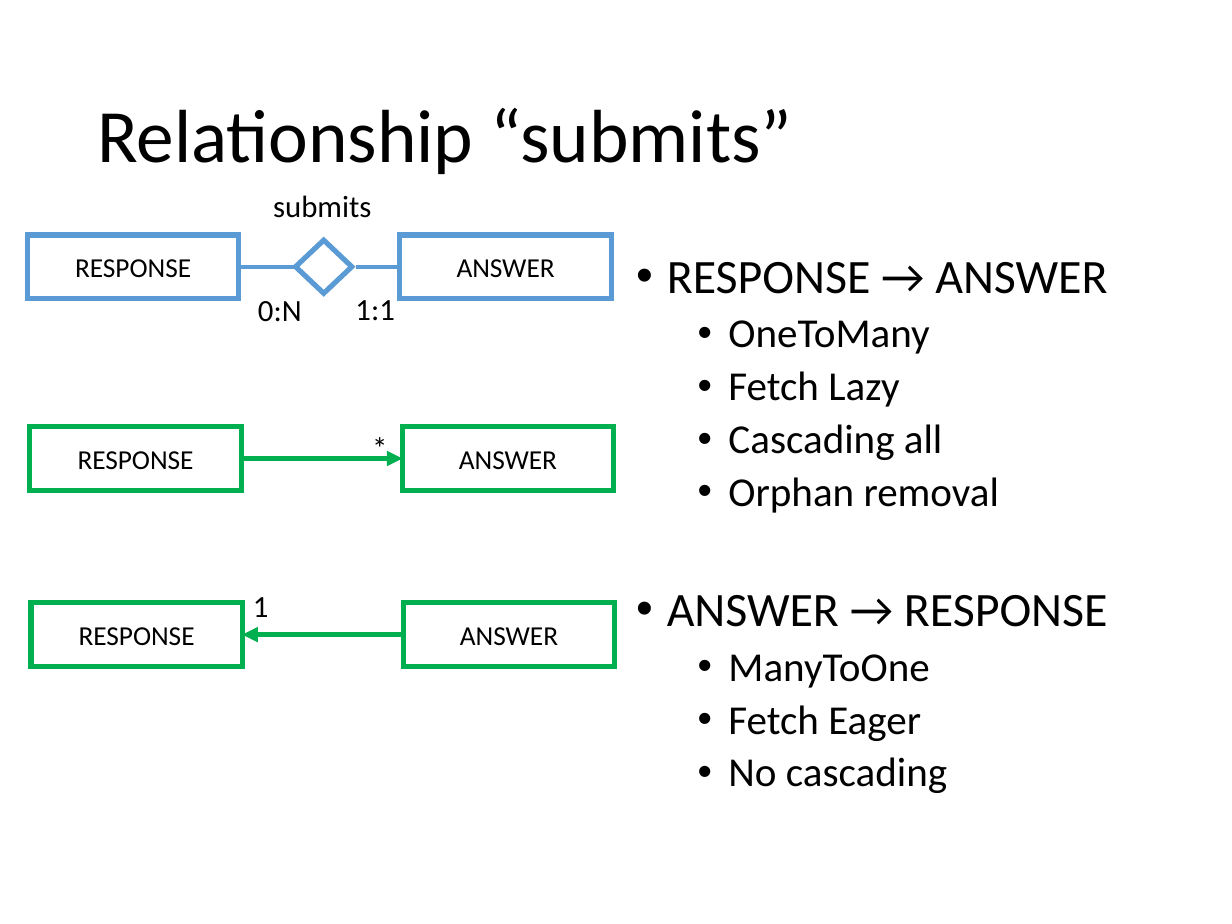
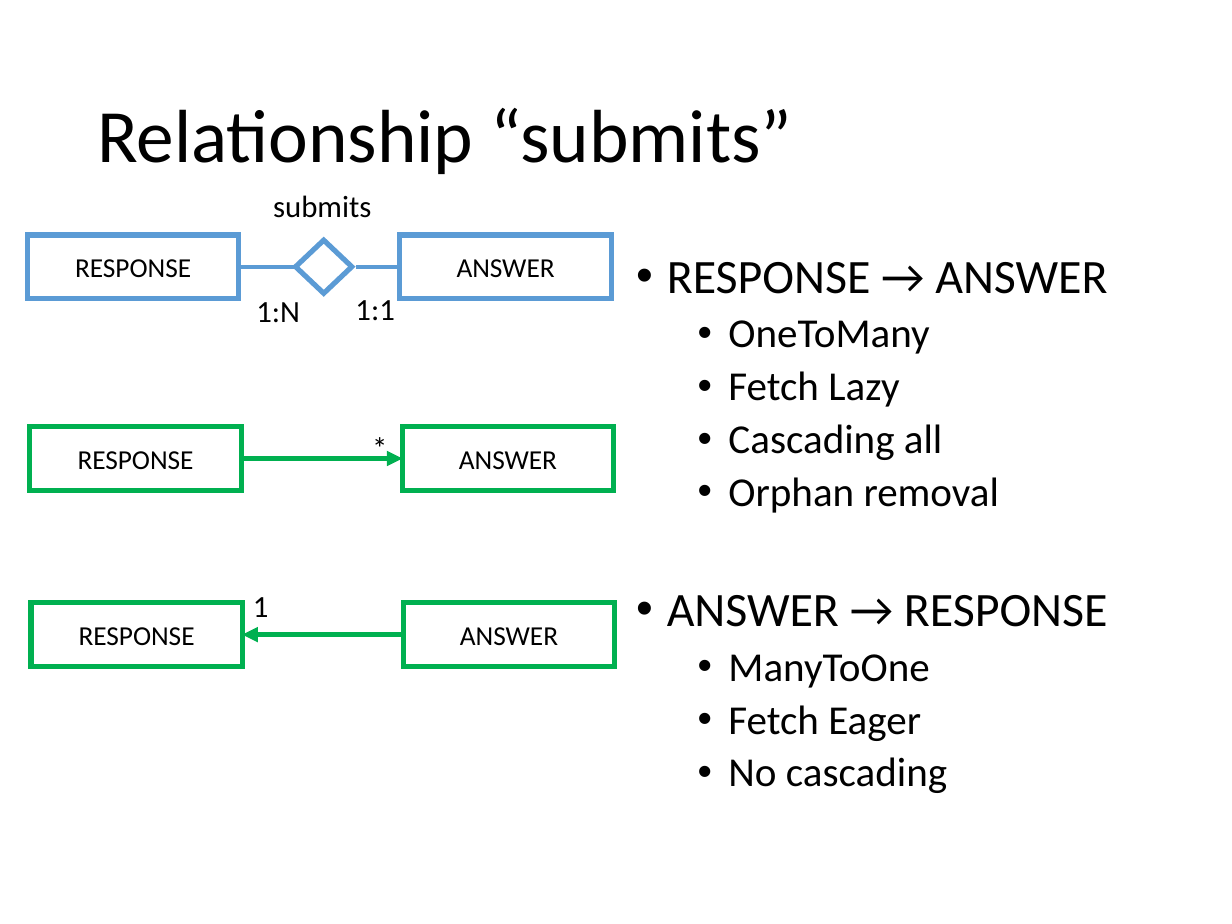
Before and after one commit to Paso198/Gamified-Marketing-Application, a slide deck: slide 10 of Design.pptx. Drawn at 1232x924 pixels with LibreOffice and Linux fonts; fonts in the diff are those of the drawing. Boxes give left, top, right and bottom in pixels: in the first picture for what was removed or moved away, otherwise in the second. Text is boxed around its words. In the diff, an @@ line names an element or a change of style, - is before the commit and + after.

```diff
--- a/Design.pptx
+++ b/Design.pptx
@@ text at (x1=256, y1=302, x2=300, y2=322): text changed @@
-0:N
+1:N
```
Also in this commit, not shown: 4 other slides changed, 1 slide removed.
